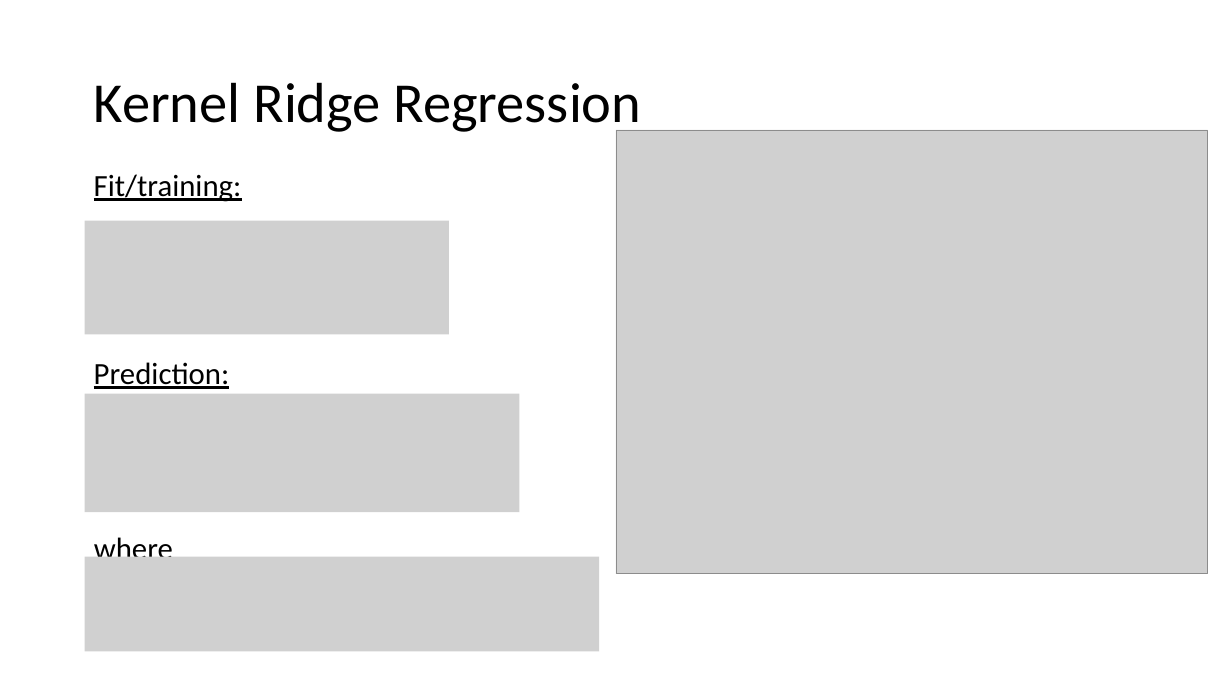
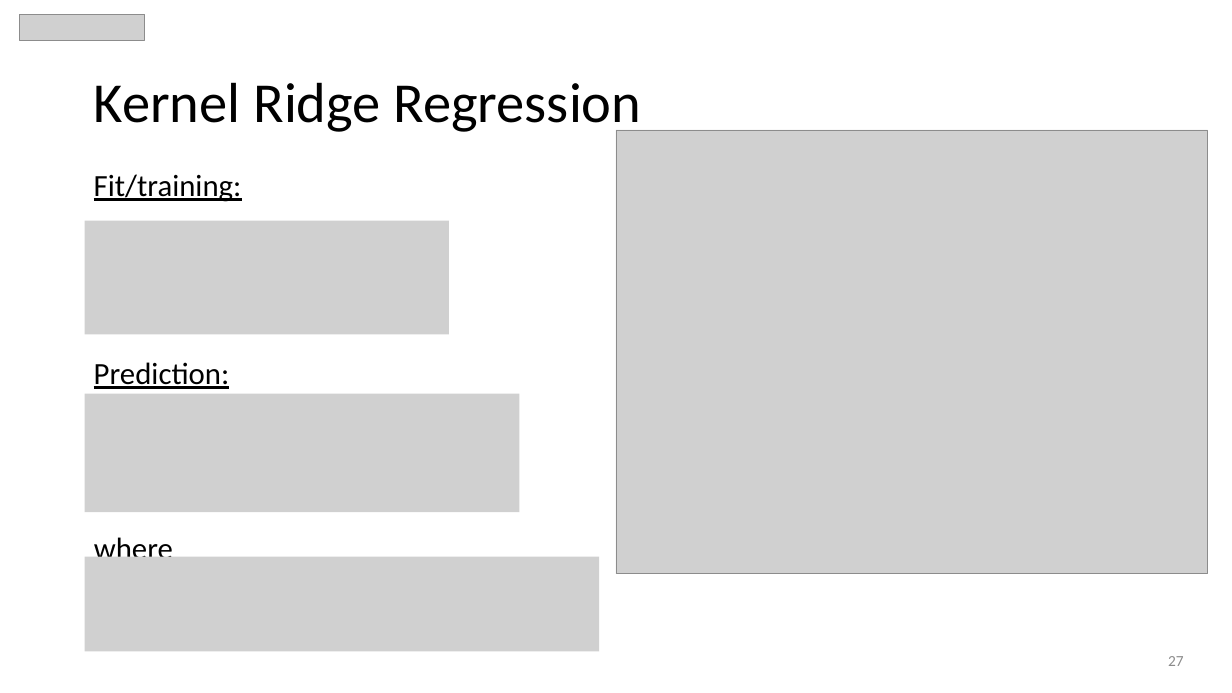
Before and after one commit to MaltheBisbo/learningForces, a slide deck: slide 27 of Presentations/2018-06-01-copenhagen.pptx. Drawn at 1232x693 pixels with LibreOffice and Linux fonts; fonts in the diff are those of the drawing; grey boxes stand for pictures. Boxes give left, top, right and bottom in pixels: in the first picture for what was removed or moved away, otherwise in the second. Text is boxed around its words. In the diff, an @@ line names an element or a change of style, - is before the commit and + after.

```diff
--- a/Presentations/2018-06-01-copenhagen.pptx
+++ b/Presentations/2018-06-01-copenhagen.pptx
@@ picture added at bbox=[20, 14, 145, 40] @@
@@ page number added at bbox=[1168, 656, 1184, 666], 12 pt, text #8C8C8C @@
+27
```
Also in this commit, not shown: 31 other slides changed, 10 slides added, 2 slides removed, 23 other files.
